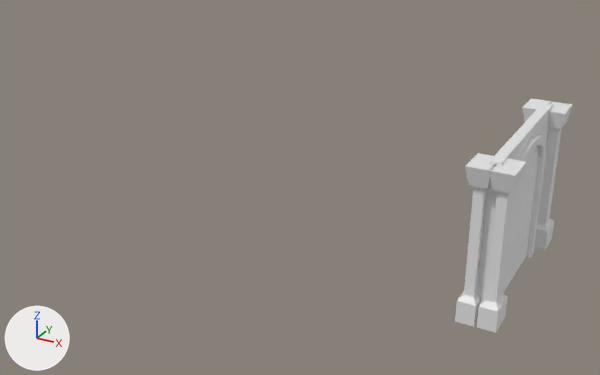
The FBX model Sources/Soraya/Rooms/Doors/Door.FBX: old version first, new version second.
Before and after are seen from a 50 mm camera at (13.31, -14.46, 8.16) aimed at (5.41, -0.11, 0.98). The lights are fixed; the arrows at lower left show +X, +Y and +Z. Both versions are drawn at frame 1 of the action 'Take 001'; the numbers are the values there.

Objects in the first picture: 'Door_frame', 'Door_left', 'Door_right', 'Doorpost001', 'Pillar', 'Pillar001', 'Pillar002', 'Pillar003'.
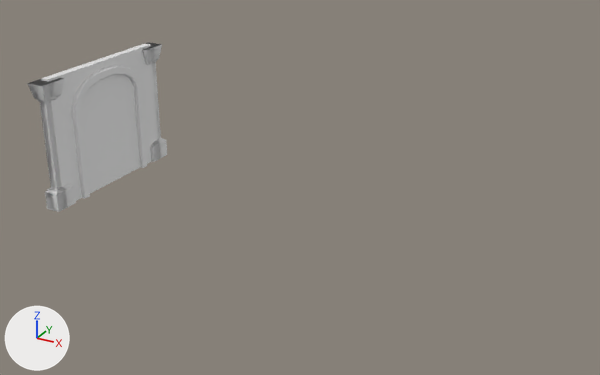
Boxes (x1, y1, x2, y2) around the edits, measured in the pictures (600 x 375 px):
'Door_frame', moved: before (477, 102, 553, 304); after (41, 44, 158, 201)
'Pillar002', moved: before (477, 159, 526, 333); after (27, 78, 76, 212)
'Pillar001', moved: before (455, 153, 496, 327); after (28, 79, 73, 212)
'Door_left', moved: before (513, 158, 538, 277); after (107, 85, 140, 180)
'Door_right', moved: before (504, 175, 525, 291); after (80, 96, 115, 193)
'Pillar003', moved: before (534, 101, 573, 250); after (142, 43, 167, 161)
'Doorpost002', added: after (72, 66, 147, 199)
'Doorpost001', moved (not visible afterwards): before (502, 135, 546, 295)
'Pillar', moved: before (522, 98, 552, 123); after (142, 42, 166, 162)

Diff of the bpy script that builds the scene:
```diff
--- a/Sources/Soraya/Rooms/Doors/Door.FBX.py
+++ b/Sources/Soraya/Rooms/Doors/Door.FBX.py
@@ me_mesh_006 @@
 me_mesh_006.from_pydata(...)  # 88 vertices, 172 faces; spans x 0.0..0.15, y -2.29..0.09, z 0.0..2.88
 # used by ob_doorpost001; location = (10.2, -1.1, 0.0); rotation_euler = (0.0, 0.0, 3.142), in degrees (0, 0, 180)
+# me_mesh_006 part 3: the whole mesh is moved by (-0.07, 1.1, -1.44)
@@ me_mesh_007 @@
 me_mesh_007.from_pydata(...)  # 32 vertices, 60 faces; spans x -0.22..0.22, y -0.34..0.34, z 0.0..3.0
 # used by ob_pillar002; location = (10.2, -1.75, 0.0); rotation_euler = (0.0, 0.0, 3.142), in degrees (0, 0, 180)
+# me_mesh_007 part 5: the whole mesh is moved by (0.0, 0.0, -1.5)
@@ me_mesh_001 @@
 me_mesh_001.from_pydata(...)  # 32 vertices, 60 faces; spans x -0.22..0.22, y -0.34..0.34, z 0.0..3.0
 # used by ob_pillar; location = (9.8, 1.75, 0.0)
+# me_mesh_001 part 2: the whole mesh is moved by (0.0, 0.0, -1.5)
@@ me_mesh @@
 me_mesh.from_pydata(...)  # 28 vertices, 52 faces; spans x -0.1..0.1, y -1.77..1.77, z 0.0..3.05
 # used by ob_door_frame; location = (10.0, 0.0, 0.0)
+# me_mesh part 6: the whole mesh is moved by (0.0, 0.0, -1.53)
@@ me_mesh_008 @@
 me_mesh_008.from_pydata(...)  # 32 vertices, 60 faces; spans x -0.22..0.22, y -0.34..0.34, z 0.0..3.0
 # used by ob_pillar003; location = (10.2, 1.75, 0.0); rotation_euler = (0.0, 0.0, 3.142), in degrees (0, 0, 180)
+# me_mesh_008 part 4: the whole mesh is moved by (0.0, 0.0, -1.5)
@@ me_mesh_005 @@
 me_mesh_005.from_pydata(...)  # 32 vertices, 60 faces; spans x -0.22..0.22, y -0.34..0.34, z 0.0..3.0
 # used by ob_pillar001; location = (9.8, -1.75, 0.0)
+# me_mesh_005 part 1: the whole mesh is moved by (0.0, 0.0, -1.5)
@@ me_mesh_009 @@
+me_mesh_009.from_pydata(...)  # 88 vertices, 172 faces; spans x -0.08..0.08, y -1.19..1.19, z -1.44..1.44
@@ ob_door_left @@
 ob_door_left = bpy.data.objects.new('Door_left', me_mesh_003)
-ob_door_left.location = (10.0, 1.0, 1.0)
+ob_door_left.location = (0.0, 1.0, 1.0)
@@ ob_doorpost001 @@
 ob_doorpost001 = bpy.data.objects.new('Doorpost001', me_mesh_006)
-ob_doorpost001.location = (10.2, -1.1, 0.0)
+ob_doorpost001.location = (-0.12, 0.0, 1.44)
 ob_doorpost001.rotation_euler = (0.0, 0.0, 3.142)  # degrees (0, 0, 180)
@@ ob_pillar002 @@
 ob_pillar002 = bpy.data.objects.new('Pillar002', me_mesh_007)
-ob_pillar002.location = (10.2, -1.75, 0.0)
+ob_pillar002.location = (0.0, -1.75, 1.5)
 ob_pillar002.rotation_euler = (0.0, 0.0, 3.142)  # degrees (0, 0, 180)
@@ ob_pillar @@
 ob_pillar = bpy.data.objects.new('Pillar', me_mesh_001)
-ob_pillar.location = (9.8, 1.75, 0.0)
+ob_pillar.location = (0.0, 1.75, 1.5)
@@ ob_door_frame @@
 ob_door_frame = bpy.data.objects.new('Door_frame', me_mesh)
-ob_door_frame.location = (10.0, 0.0, 0.0)
+ob_door_frame.location = (0.0, 0.0, 1.52)
@@ ob_door_right @@
 ob_door_right = bpy.data.objects.new('Door_right', me_mesh_004)
-ob_door_right.location = (10.0, -1.0, 1.0)
+ob_door_right.location = (0.0, -1.0, 1.0)
@@ ob_pillar003 @@
 ob_pillar003 = bpy.data.objects.new('Pillar003', me_mesh_008)
-ob_pillar003.location = (10.2, 1.75, 0.0)
+ob_pillar003.location = (0.0, 1.75, 1.5)
 ob_pillar003.rotation_euler = (0.0, 0.0, 3.142)  # degrees (0, 0, 180)
@@ ob_pillar001 @@
 ob_pillar001 = bpy.data.objects.new('Pillar001', me_mesh_005)
-ob_pillar001.location = (9.8, -1.75, 0.0)
+ob_pillar001.location = (0.0, -1.75, 1.5)
@@ ob_doorpost002 @@
+ob_doorpost002 = bpy.data.objects.new('Doorpost002', me_mesh_009)
+ob_doorpost002.location = (0.12, 0.0, 1.44)
```
